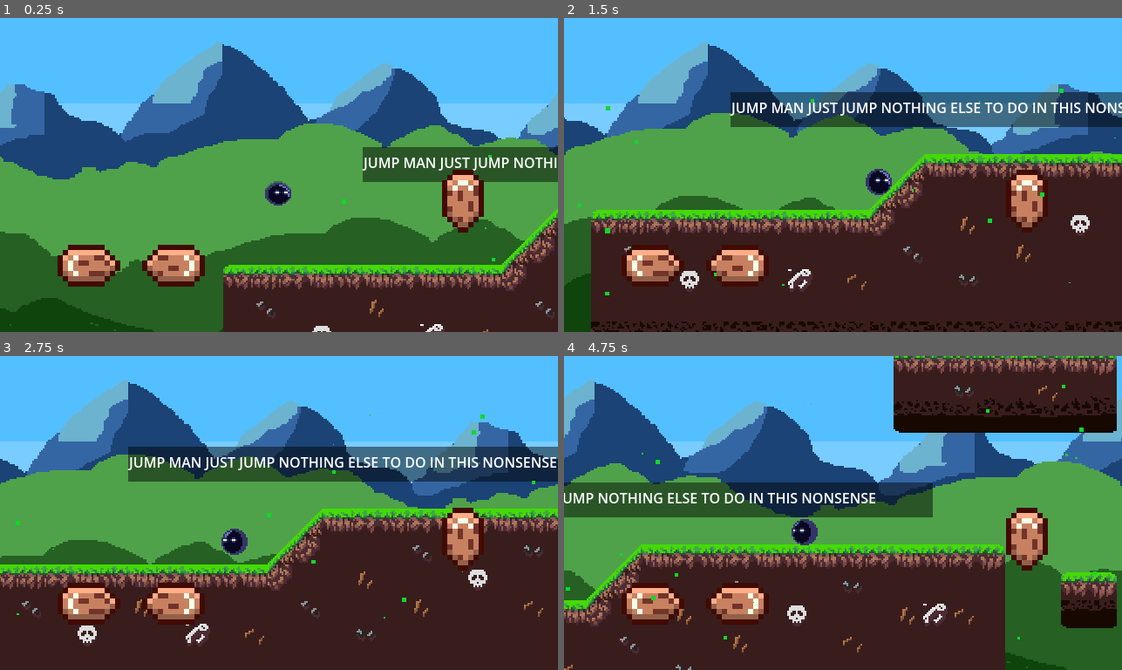
Above: before the commit, frames 1-4 (two rows, left to right).
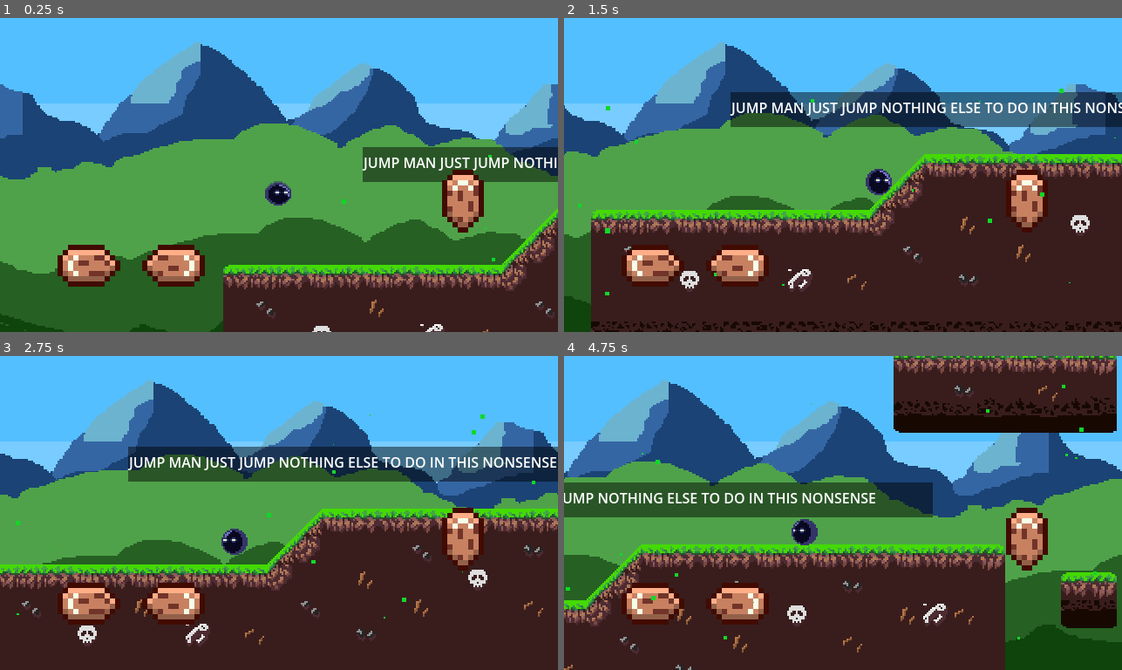
Above: after the commit, the same moments.

Repository: StepTheGlow/Sloppy-Bird
Game: Godot game, scene res://assets/scenes/abandoned_village.tscn
Same seed, same stepped clock (60 frames per second), same inputs: the game is played once before the commit and once after it.
Inputs:
- Up to frame 1 (0.25 s): no input
- Up to frame 2 (1.5 s): tap Enter (ui_accept) at 0.5, 0.77 s; hold Right (ui_right) from 0.53 s (still down)
- Up to frame 3 (2.75 s): tap Enter (ui_accept) at 1.52 s; release Right (ui_right) at 2.03 s; hold Left (ui_left) from 2.03 s (still down)
- Up to frame 4 (4.75 s): release Left (ui_left) at 2.78 s; hold Right (ui_right) 2.78-4.28 s; tap Enter (ui_accept) at 3.02, 3.77, 4.52 s; hold Left (ui_left) from 4.28 s (still down)

The runs differ from the first frame. In frame 1, 17% of the frame differs, in the area x 0-100%, y 7-100%; in frame 2, 11%; in frame 3, 14%; in frame 4, 26%.

Commit message:
Update abandoned_village.tscn

Diff:
--- a/assets/scenes/abandoned_village.tscn
+++ b/assets/scenes/abandoned_village.tscn
@@ -145,7 +145,7 @@
 texture = ExtResource("4_marll")
 
 [node name="ParallaxLayer2" type="ParallaxLayer" parent="ParallaxBackground"]
-motion_scale = Vector2(0.2, 0)
+motion_scale = Vector2(0.1, 0)
 motion_mirroring = Vector2(320, 0)
 
 [node name="Sprite2D" type="Sprite2D" parent="ParallaxBackground/ParallaxLayer2"]
@@ -153,7 +153,7 @@
 texture = ExtResource("5_1y1hq")
 
 [node name="ParallaxLayer3" type="ParallaxLayer" parent="ParallaxBackground"]
-motion_scale = Vector2(0.4, 0.1)
+motion_scale = Vector2(0.2, 0.1)
 motion_mirroring = Vector2(320, 0)
 
 [node name="Sprite2D" type="Sprite2D" parent="ParallaxBackground/ParallaxLayer3"]
@@ -161,7 +161,7 @@
 texture = ExtResource("6_7lhpg")
 
 [node name="ParallaxLayer4" type="ParallaxLayer" parent="ParallaxBackground"]
-motion_scale = Vector2(0.6, 0.2)
+motion_scale = Vector2(0.3, 0.2)
 motion_mirroring = Vector2(320, 0)
 
 [node name="Sprite2D" type="Sprite2D" parent="ParallaxBackground/ParallaxLayer4"]
@@ -169,7 +169,7 @@
 texture = ExtResource("7_qe6vf")
 
 [node name="ParallaxLayer5" type="ParallaxLayer" parent="ParallaxBackground"]
-motion_scale = Vector2(0.8, 0.3)
+motion_scale = Vector2(0.4, 0.3)
 motion_mirroring = Vector2(320, 0)
 
 [node name="Sprite2D" type="Sprite2D" parent="ParallaxBackground/ParallaxLayer5"]
